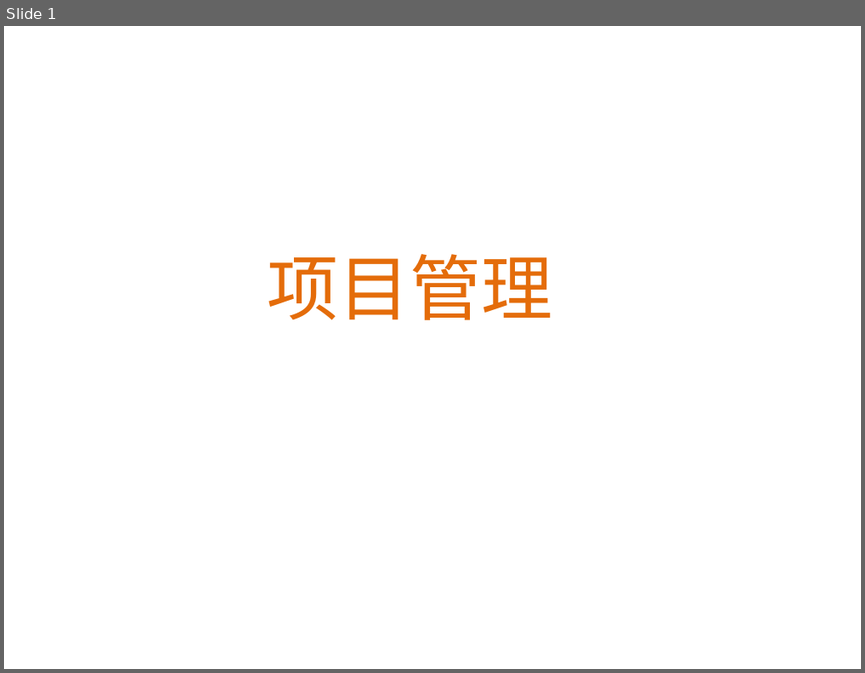
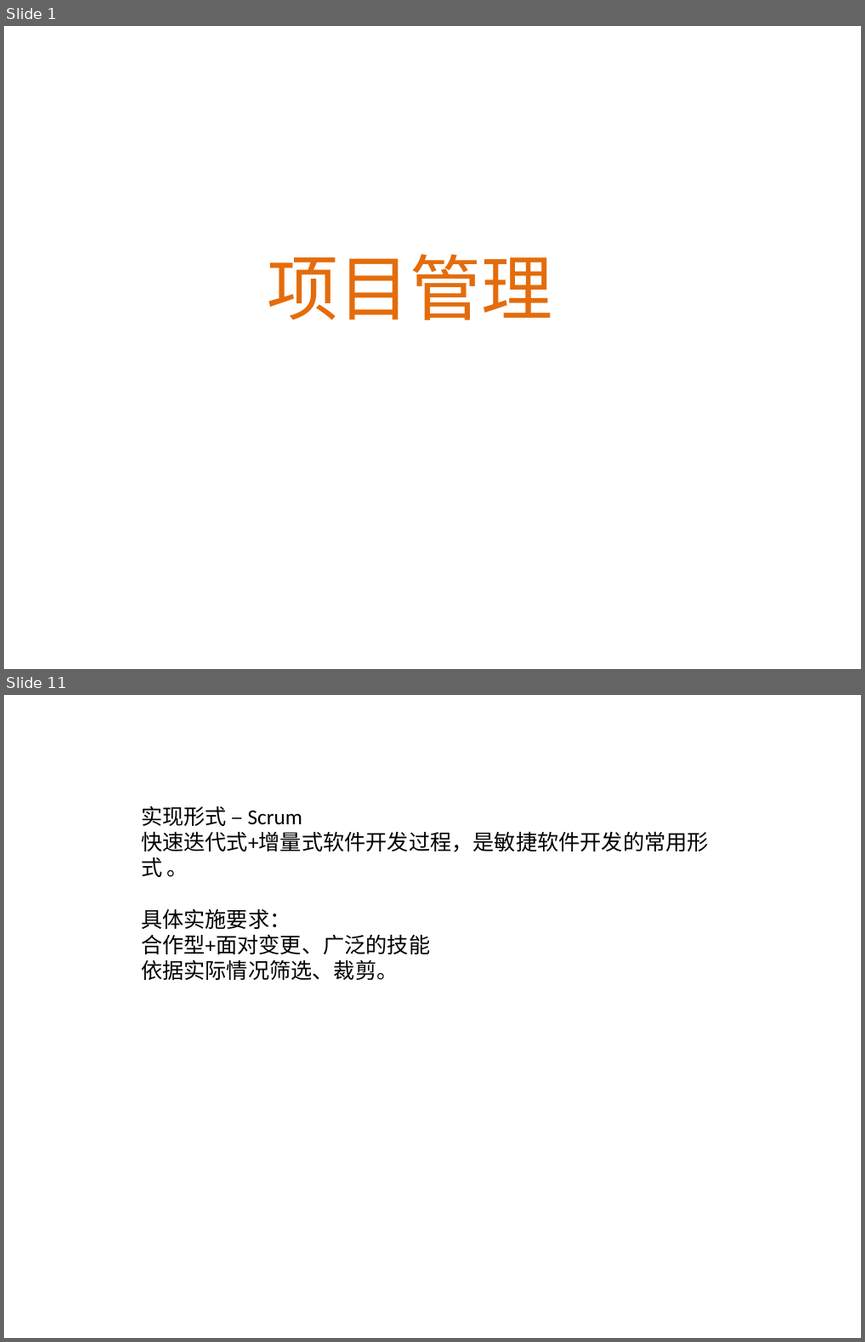
Before and after one commit to itwyhuaing/ProjectM, a slide deck: HaiNaBian_PM知识分享/201812/PM.pptx. Shown one above the other, each under a label of ours: slide 1 before the commit, slides 1 and 11 after it; the slides between them are not shown. The pictures are 865x673 and 865x1342 pixels, drawn with LibreOffice and Linux fonts; fonts in the diff are those of the drawing; background and template pictures are left out. Boxes give left, top, right and bottom in pixels: in the first picture for what was removed or moved away, otherwise in the second. Text is boxed around its words. In the diff, an @@ line names an element or a change of style, - is before the commit and + after.

```diff
--- a/HaiNaBian_PM知识分享/201812/PM.pptx
+++ b/HaiNaBian_PM知识分享/201812/PM.pptx
@@ slide 11 added at [4, 695, 861, 1338], background picture (left out) @@
@@ text added at [141, 805, 709, 980], 18 pt, text #000000 @@
+实现形式 – Scrum
+快速迭代式+增量式软件开发过程，是敏捷软件开发的常用形式 。
+具体实施要求：
+合作型+面对变更、广泛的技能
+依据实际情况筛选、裁剪。
```
Also in this commit, not shown: 3 slides changed, 7 other slides added, 2 slides removed, 1 other file.
